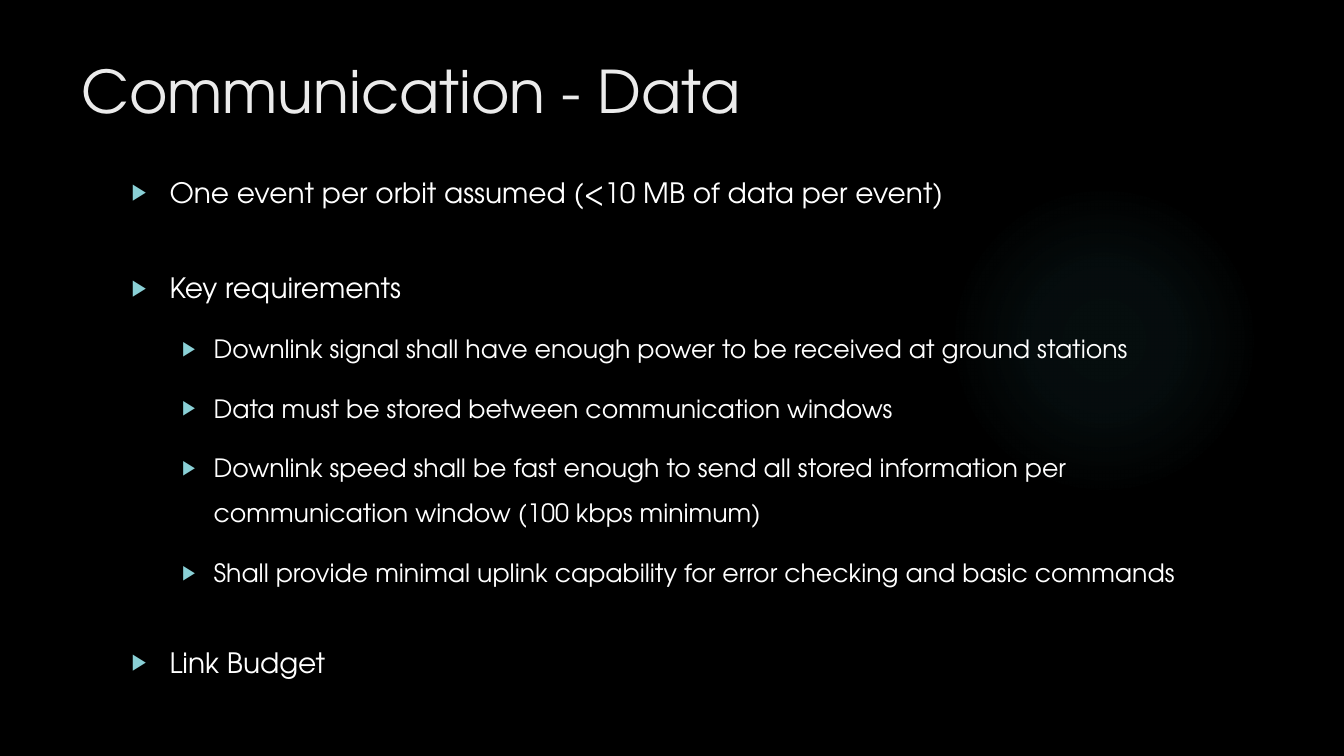
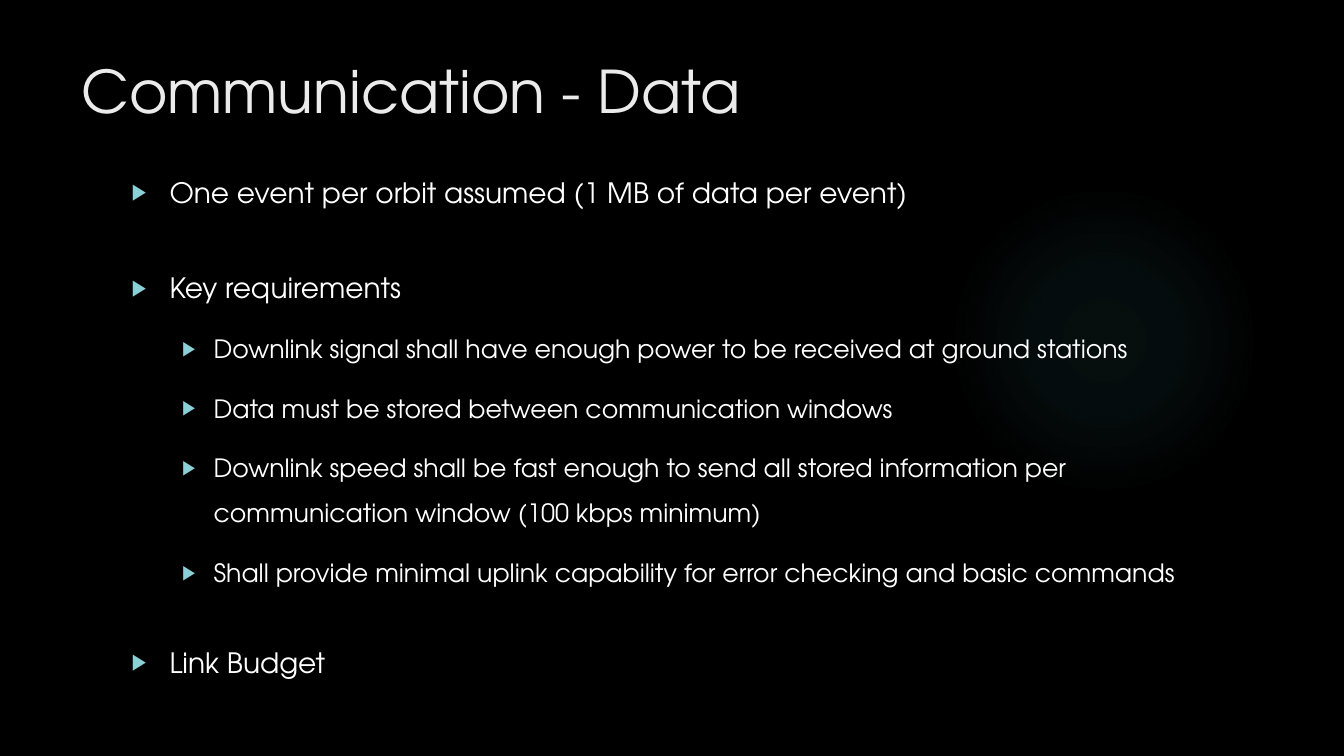
Before and after one commit to HASP-UMN/CubeSat, a slide deck: slide 21 of Presentations/PDR_Presentation.pptx (slide 20 before the commit). Drawn at 1344x756 pixels with LibreOffice and Linux fonts; fonts in the diff are those of the drawing; background and template pictures are left out. Boxes give left, top, right and bottom in pixels: in the first picture for what was removed or moved away, otherwise in the second. Text is boxed around its words. In the diff, an @@ line names an element or a change of style, - is before the commit and + after.

```diff
--- a/Presentations/PDR_Presentation.pptx
+++ b/Presentations/PDR_Presentation.pptx
@@ text at [170, 182, 906, 209]: text changed @@
-▶ One event per orbit assumed (<10 MB of data per event)
+▶ One event per orbit assumed (1 MB of data per event)
```
Also in this commit, not shown: 2 other slides changed, 1 slide added.
